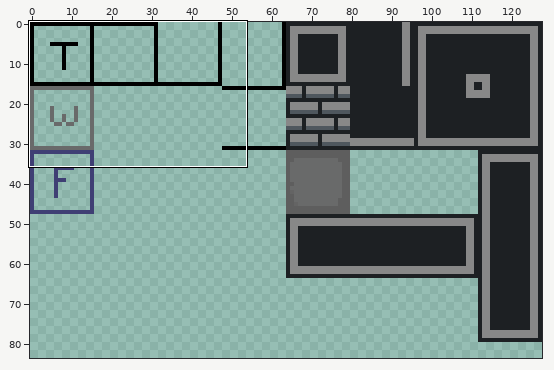
One commit to this sprite sheet: assets/tilesheet.png. The first picture is a wide view before the edit; the outline marks the close-up.
Close-up. Earlier state:
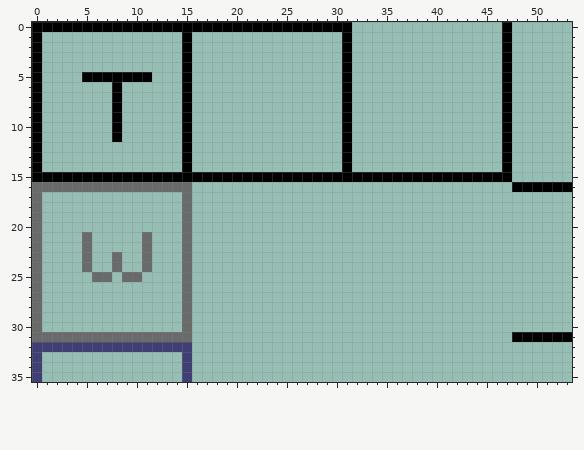
The file is 128x128 pixels. Colours within 5 levels of each other are drawn and written as one. Shown: x 0..53, y 0..35. The wide view leaves out empty margins.
Once edited:
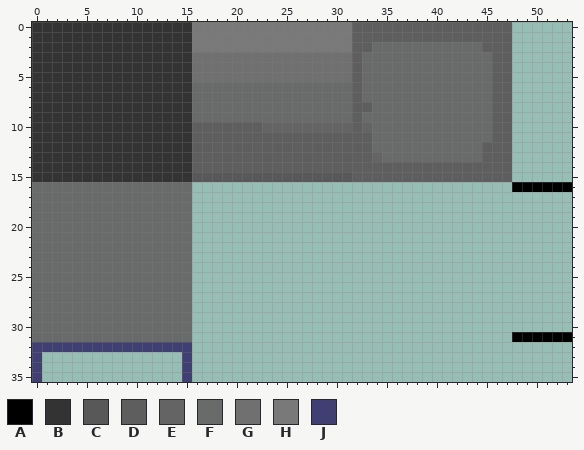
Palette (. is transparent): A #000000  B #333333  C #585858  D #5e5e5e  E #646464  F #696a6a  G #707070  H #797979  J #3f3f74
Diff:
y 0: x 0..47 AAAAAAAAAAAAAAAAAAAAAAAAAAAAAAAA...............A -> BBBBBBBBBBBBBBBBHHHHHHHHHHHHHHHHDDDDDDDDDDDDDDDD
y 1: x 0..47 A..............A...............A...............A -> BBBBBBBBBBBBBBBBHHHHHHHHHHHHHHHHDDDDDDDDDDDDDDDD
y 2: x 0..47 A..............A...............A...............A -> BBBBBBBBBBBBBBBBHHHHHHHHHHHHHHHHDDFFFFFFFFFFFDDD
y 3..4: x 0..47 A..............A...............A...............A -> BBBBBBBBBBBBBBBBGGGGGGGGGGGGGGGGDFFFFFFFFFFFFFDD
y 5: x 0..47 A....AAAAAAA...A...............A...............A -> BBBBBBBBBBBBBBBBGGGGGGGGGGGGGGGGDFFFFFFFFFFFFFDD
y 6..7: x 0..47 A.......A......A...............A...............A -> BBBBBBBBBBBBBBBBFFFFFFFFFFFFFFFFDFFFFFFFFFFFFFDD
y 8: x 0..47 A.......A......A...............A...............A -> BBBBBBBBBBBBBBBBFFFFFFFFFFFFFFFFDDFFFFFFFFFFFFDD
y 9: x 0..47 A.......A......A...............A...............A -> BBBBBBBBBBBBBBBBFFFFFFFFFFFFFFFFDFFFFFFFFFFFFFDD
y 10: x 0..47 A.......A......A...............A...............A -> BBBBBBBBBBBBBBBBDDDDDDDEEEEEEEEEDEFFFFFFFFFFFFDD
y 11: x 0..47 A.......A......A...............A...............A -> BBBBBBBBBBBBBBBBDDDDDDDDDDDDDDDDDDFFFFFFFFFFFFDD
y 12: x 0..47 A..............A...............A...............A -> BBBBBBBBBBBBBBBBDDDDDDDDDDDDDDDDDDFFFFFFFFFFFDDD
y 13: x 0..47 A..............A...............A...............A -> BBBBBBBBBBBBBBBBDDDDDDDDDDDDDDDDDDEFFFFFFFFFFDDD
y 14: x 0..47 A..............A...............A...............A -> BBBBBBBBBBBBBBBBDDDDDDDDDDDDDDDDDDDDDDDDDDDDDDDD
y 15: x 0..47 AAAAAAAAAAAAAAAAAAAAAAAAAAAAAAAAAAAAAAAAAAAAAAAA -> BBBBBBBBBBBBBBBBCCCCCCCCCCCCCCCCDDDDDDDDDDDDDDDD
y 17..20: x 1..14 .............. -> FFFFFFFFFFFFFF
y 21..22: x 1..4 .... -> FFFF; x 6..10 ..... -> FFFFF; x 12..14 ... -> FFF
y 23..24: x 1..4 .... -> FFFF; x 6..7 .. -> FF; x 9..10 .. -> FF; x 12..14 ... -> FFF
y 25: x 1..5 ..... -> FFFFF; x 8 . -> F; x 11..14 .... -> FFFF
y 26..30: x 1..14 .............. -> FFFFFFFFFFFFFF
Pixel boxes of the changes (left, top, right, bottom) in both close-ups:
changed: (32, 22, 512, 332)
